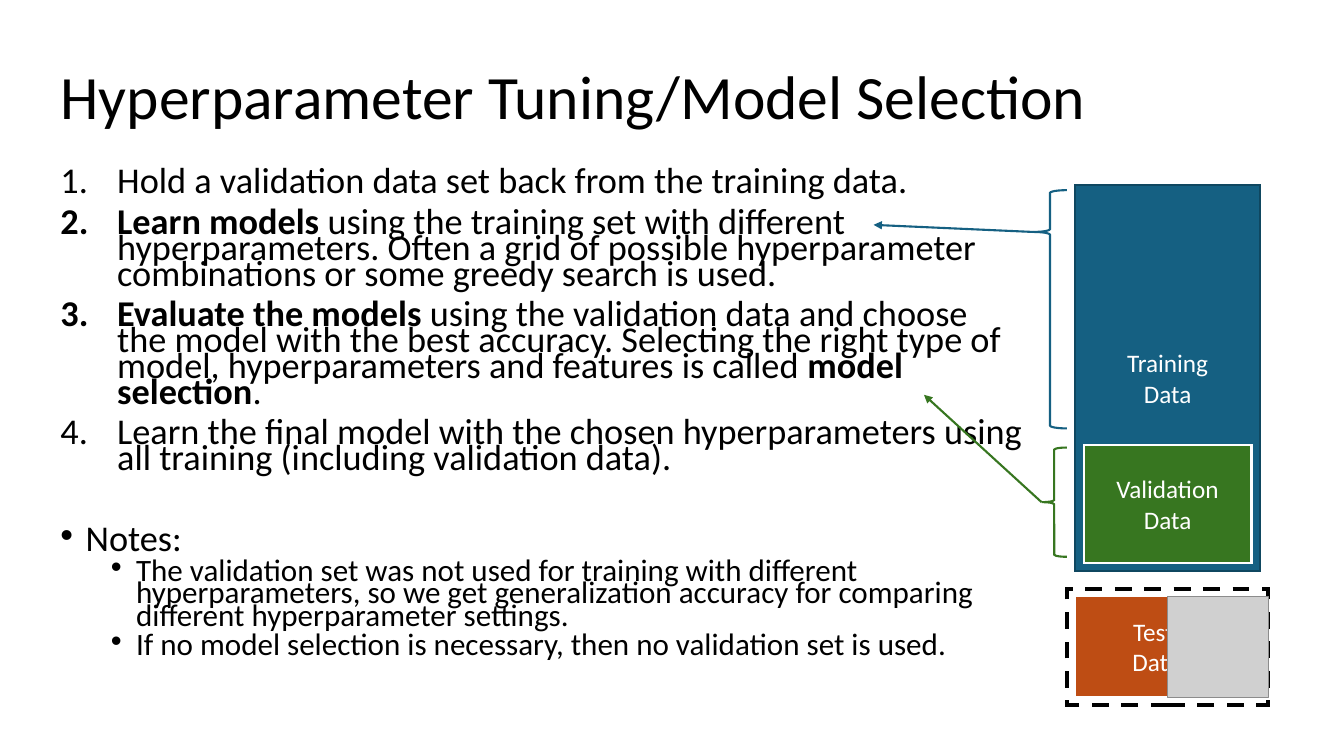
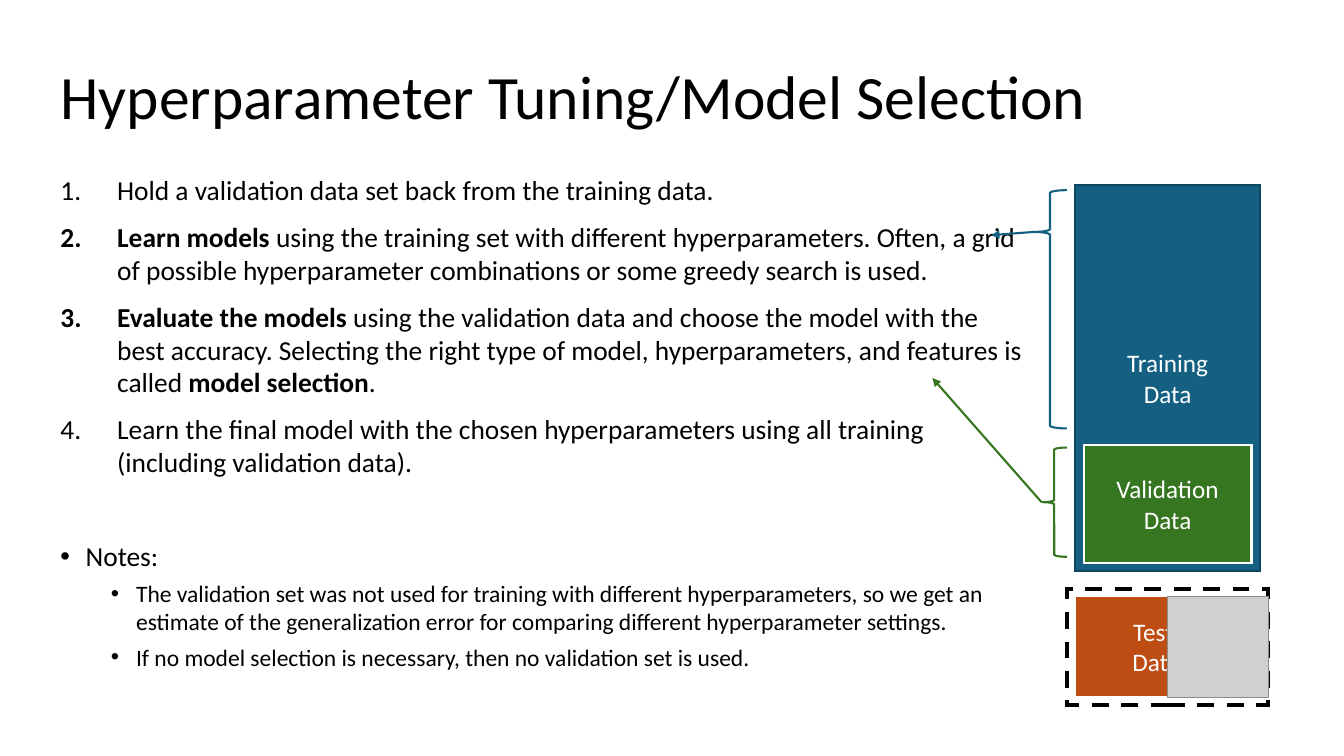
Before and after one commit to mhahsler/CS7320-AI, a slide deck: slide 21 of slides/19_ML_intro.pptx. Drawn at 1344x756 pixels with LibreOffice and Linux fonts; fonts in the diff are those of the drawing; grey boxes stand for pictures. Boxes give left, top, right and bottom in pixels: in the first picture for what was removed or moved away, otherwise in the second. Text is boxed around its words. In the diff, an @@ line names an element or a change of style, - is before the commit and + after.

```diff
--- a/slides/19_ML_intro.pptx
+++ b/slides/19_ML_intro.pptx
@@ text at (86,181,923,670): size 25.9 to 19.6 pt in "Hold a validation data set back from ...", "Learn the final model with the chosen ...", "Notes:"; size 22.2 to 16.8 pt in "If no model selection is necessary, then ..."; line spacing 0.6 to 1 @@
@@ text at (117,227,1021,393): text changed; size 25.9 to 19.6 pt @@
-2. Learn models using the training set with different hyperparameters. Often a grid of possible hyperparameter combinations or some greedy search is used.
-3. Evaluate the models using the validation data and choose the model with the best accuracy. Selecting the right type of model, hyperparameters and features is called model selection.
+2. Learn models using the training set with different hyperparameters. Often, a grid of possible hyperparameter combinations or some greedy search is used.
+3. Evaluate the models using the validation data and choose the model with the best accuracy. Selecting the right type of model, hyperparameters, and features is called model selection.
@@ arrow moved from (1033, 232) - (874, 225) to (1033, 232) - (991, 235) @@
@@ arrow moved from (1042, 502) - (925, 395) to (1042, 502) - (933, 378) @@
@@ text at (136,585,983,634): text changed; size 22.2 to 16.8 pt @@
-  • The validation set was not used for training with different hyperparameters, so we get generalization accuracy for comparing different hyperparameter settings.
+  • The validation set was not used for training with different hyperparameters, so we get an estimate of the generalization error for comparing different hyperparameter settings.
```
Also in this commit, not shown: 12 other slides changed, 1 other file.
